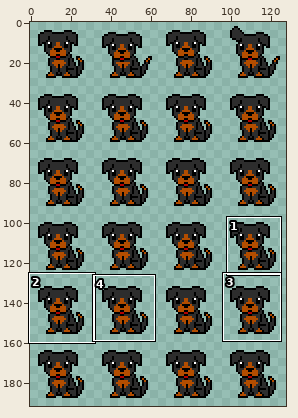
Two versions of one sprite sheet, assets/sprites/virtual_pet_sprite_sheet128x192.png. The first picture is a wide view before the edit; the outline marks the close-up.
Close-up. Before the commit:
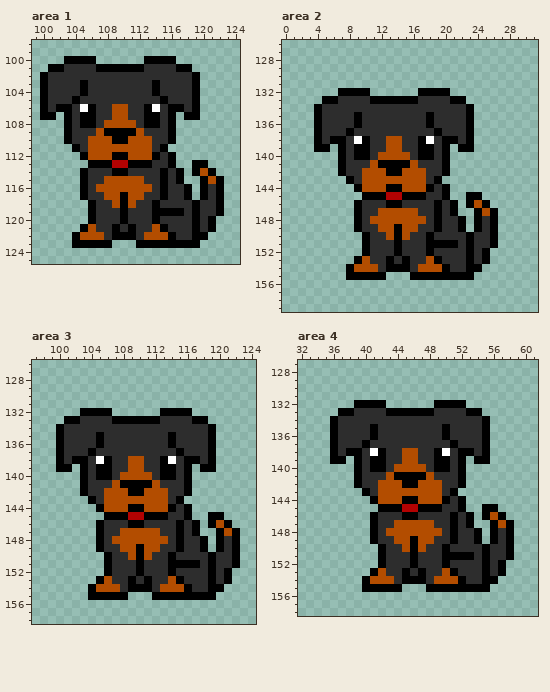
The file is 128x192 pixels. Shown: area 1: x 99..124, y 98..125; area 2: x 0..31, y 126..159; area 3: x 97..124, y 126..158; area 4: x 32..61, y 127..158. The commit also changed other parts of the picture, which this record leaves out.
New version:
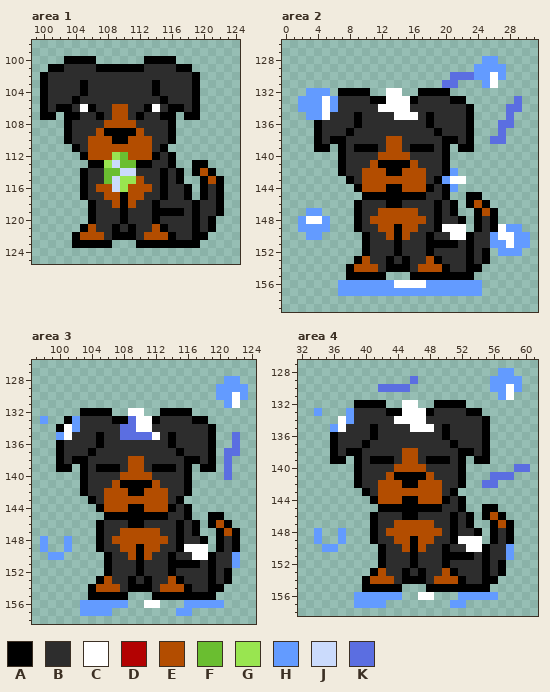
Palette (. is transparent): A #000000  B #2d2d2d  C #ffffff  D #b30202  E #b34d00  F #6abe30  G #99e550  H #639bff  J #cbdbfc  K #5b6ee1
Changes in this commit:
--- area 1
@@ x 102..117 @@
 106 AABCABBEEBBACBAA
-107 .ABAABBEEBBAABA.
-108 .ABAABEEEEBAABA.
+107 .AABBABEEBABBAA.
+108 .ABBBBEEEEBBBBA.
 109 .ABBBEAAAAEBBBA.
@@ x 106..113 @@
 111 EEEEEEEE
-112 EEEAAEEE
-113 AAADDAAA
-114 BBBAABBB
-115 BBEEEEEB
-116 BEEEEEEE
+112 EEEGFEEE
+113 AAGJFFAA
+114 BBFFJJBB
+115 BBFJGGEB
+116 BEEJGEEE
 117 BBEEAEEB
--- area 2
@@ x 0..31 @@
 127 ................................
-128 ................................
-129 ................................
-130 ................................
-131 ................................
-132 .......AAAA......AAAA...........
-133 .....AABBBBAAAAAABBBBAA.........
-134 ....ABBBBBBBBBBBBBBBBBBA........
-135 ....ABBBBABBBBBBBBABBBBA........
-136 ....ABBBBABBBBBBBBABBBBA........
-137 ....ABBBABBBBBBBBBBABBBA........
-138 ....ABAABCABBEEBBACBAABA........
-139 ....AA.ABAABBEEBBAABA.AA........
-140 .......ABAABEEEEBAABA...........
+128 .........................HH.....
+129 ........................HHHH....
+130 .....................KKKHHCH....
+131 ....................KK...HC.....
+132 ...HHH.AAAA..CC..AAAA...........
+133 ..HHHCHBBBBAACCCABBBBAA......K..
+134 ..HHHCHBBBBBCCCCBBBBBBBA....KK..
+135 ...HHCBBBABBBBCCCBABBBBA....K...
+136 ....ABBBBABBBBBBBBABBBBA...KK...
+137 ....ABBBABBBBBBBBBBABBBA...K....
+138 ....ABAABBBBBEEBBBBBAABA..KK....
+139 ....AA.ABAAABEEBAAABA.AA........
+140 .......ABBBBEEEEBBBBA...........
 141 .......ABBBEAAAAEBBBA...........
-142 .......ABBEEEAAEEEBBA...........
-143 ........ABEEEEEEEEBA............
-144 .........AEEEAAEEEABA...........
-145 ..........AAADDAAABBA..AA.......
+142 .......ABBEEEAAEEEBBAH..........
+143 ........ABEEEEEEEEBAHCC.........
+144 .........AEEEAAEEEABAH..........
+145 ..........AAAAAAAABBA..AA.......
 146 .........ABBBAABBBBABA.AEA......
-147 .........ABBEEEEEBBABA..AEA.....
-148 .........ABEEEEEEEBABBA.ABA.....
-149 .........ABBEEAEEBBABBA.ABA.....
-150 ..........ABBEAEBBABBBBABBA.....
-151 ..........ABBBABBBAAAABABBA.....
-152 ..........ABBBABBBABBBBABA......
+147 ...HH....ABBEEEEEBBABA..AEA.....
+148 ..HCCH...ABEEEEEEEBABBA.ABA.....
+149 ..HHHH...ABBEEAEEBBACCC.ABACHH..
+150 ...HH.....ABBEAEBBABBCCABBHCCHH.
+151 ..........ABBBABBBAAAABABBHHCHH.
+152 ..........ABBBABBBABBBBABA.HHH..
 153 .........AEBBABABBEABBBABA......
@@ x 5..26 @@
 155 ...AAAAA...AAAAAAAA...
-156 ......................
-157 ......................
+156 ..HHHHHHHCCCCHHHHHHH..
+157 ..HHHHHHHHHHHHHHHHHH..
 158 ......................
--- area 3
@@ x 97..124 @@
 127 ............................
-128 ............................
-129 ............................
-130 ............................
-131 ............................
-132 ......AAAA......AAAA........
-133 ....AABBBBAAAAAABBBBAA......
-134 ...ABBBBBBBBBBBBBBBBBBA.....
-135 ...ABBBBABBBBBBBBABBBBA.....
-136 ...ABBBBABBBBBBBBABBBBA.....
-137 ...ABBBABBBBBBBBBBABBBA.....
-138 ...ABAABCABBEEBBACBAABA.....
-139 ...AA.ABAABBEEBBAABA.AA.....
-140 ......ABAABEEEEBAABA........
+128 ........................HH..
+129 .......................HHHH.
+130 .......................HHCH.
+131 ........................HC..
+132 ......AAAA..CC..AAAA........
+133 .H..AHBBBBAAKCCABBBBAA......
+134 ...ACHBBBBBKKCCBBBBBBBA.....
+135 ...HCBBBABBKKKKCBABBBBA..K..
+136 ...ABBBBABBBBBBBBABBBBA..K..
+137 ...ABBBABBBBBBBBBBABBBA.KK..
+138 ...ABAABBBBBEEBBBBBAABA.K...
+139 ...AA.ABAAABEEBAAABA.AA.K...
+140 ......ABBBBEEEEBBBBA....K...
 141 ......ABBBEAAAAEBBBA........
@@ x 97..124 @@
 144 ........AEEEAAEEEABA........
-145 .........AAADDAAABBA..AA....
+145 .........AAAAAAAABBA..AA....
 146 ........ABBBAABBBBABA.AEA...
 147 ........ABBEEEEEBBABA..AEA..
-148 ........ABEEEEEEEBABBA.ABA..
-149 ........ABBEEAEEBBABBA.ABA..
-150 .........ABBEAEBBABBBBABBA..
-151 .........ABBBABBBAAAABABBA..
+148 .H..H...ABEEEEEEEBABBA.ABA..
+149 .H..H...ABBEEAEEBBACCC.ABA..
+150 ..HH.....ABBEAEBBABBCCABBH..
+151 .........ABBBABBBAAAABABBH..
 152 .........ABBBABBBABBBBABA...
@@ x 97..124 @@
 155 .......AAAAA...AAAAAAAA.....
-156 ............................
-157 ............................
+156 ......HHHHHH..CC...HHHHH....
+157 ......HHHH........HH........
 158 ............................
--- area 4
@@ x 32..61 @@
 127 ..............................
-128 ..............................
-129 ..............................
-130 ..............................
-131 ..............................
-132 .......AAAA......AAAA.........
-133 .....AABBBBAAAAAABBBBAA.......
-134 ....ABBBBBBBBBBBBBBBBBBA......
-135 ....ABBBBABBBBBBBBABBBBA......
+128 .........................HH...
+129 ..............K.........HHHH..
+130 ..........KKKK..........HHCH..
+131 .........................HC...
+132 .......AAAA..CC..AAAA.........
+133 ..H...HBBBBAACCCABBBBAA.......
+134 .....CHBBBBBCCCCBBBBBBBA......
+135 ....HCBBBABBBBCCCBABBBBA......
 136 ....ABBBBABBBBBBBBABBBBA......
 137 ....ABBBABBBBBBBBBBABBBA......
-138 ....ABAABCABBEEBBACBAABA......
-139 ....AA.ABAABBEEBBAABA.AA......
-140 .......ABAABEEEEBAABA.........
-141 .......ABBBEAAAAEBBBA.........
-142 .......ABBEEEAAEEEBBA.........
+138 ....ABAABBBBBEEBBBBBAABA......
+139 ....AA.ABAAABEEBAAABA.AA......
+140 .......ABBBBEEEEBBBBA......KK.
+141 .......ABBBEAAAAEBBBA...KKK...
+142 .......ABBEEEAAEEEBBA..KK.....
 143 ........ABEEEEEEEEBA..........
 144 .........AEEEAAEEEABA.........
-145 ..........AAADDAAABBA..AA.....
+145 ..........AAAAAAAABBA..AA.....
 146 .........ABBBAABBBBABA.AEA....
 147 .........ABBEEEEEBBABA..AEA...
-148 .........ABEEEEEEEBABBA.ABA...
-149 .........ABBEEAEEBBABBA.ABA...
-150 ..........ABBEAEBBABBBBABBA...
-151 ..........ABBBABBBAAAABABBA...
+148 ..H..H...ABEEEEEEEBABBA.ABA...
+149 ..H..H...ABBEEAEEBBACCC.ABA...
+150 ...HH.....ABBEAEBBABBCCABBH...
+151 ..........ABBBABBBAAAABABBH...
 152 ..........ABBBABBBABBBBABA....
@@ x 32..61 @@
 155 ........AAAAA...AAAAAAAA......
-156 ..............................
-157 ..............................
+156 .......HHHHHH..CC...HHHHH.....
+157 .......HHHH........HH.........
 158 ..............................
